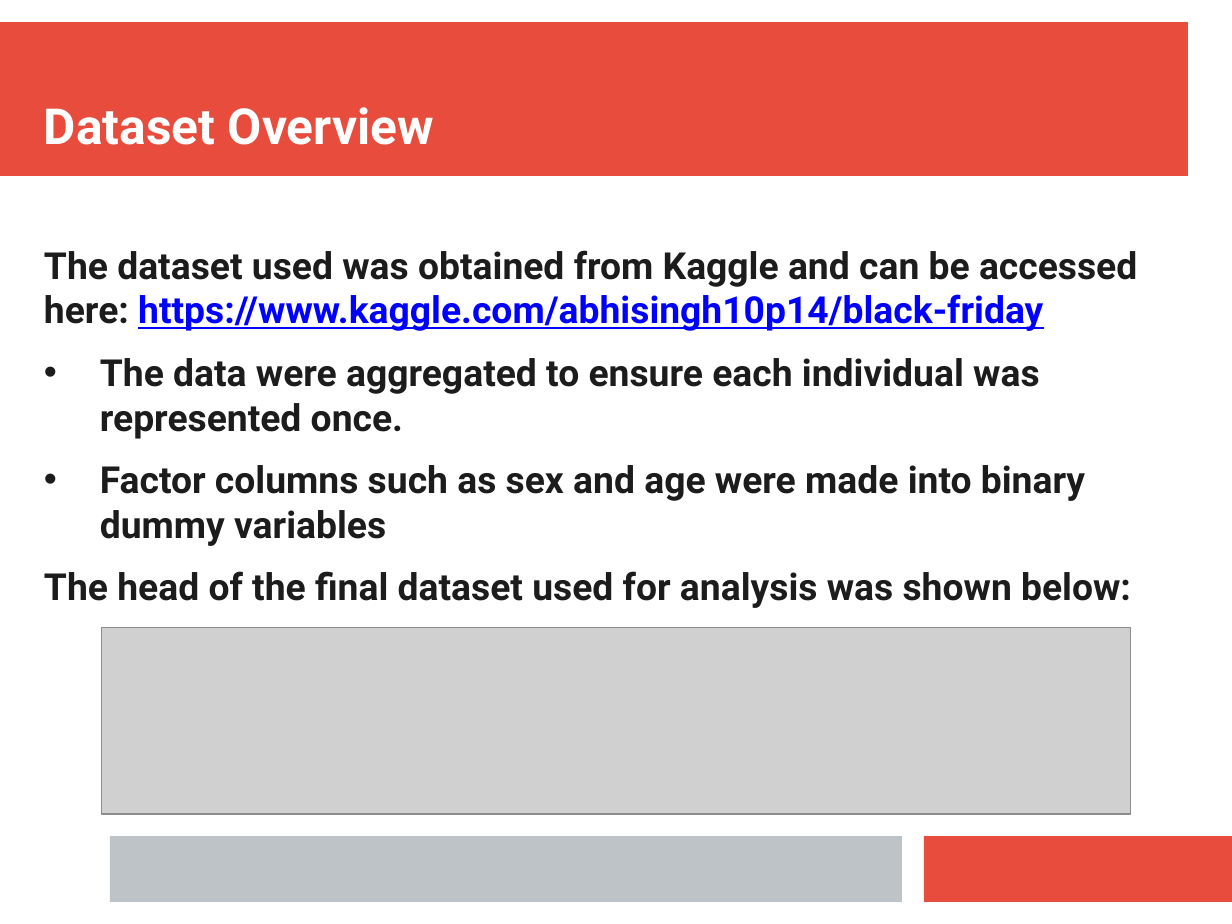
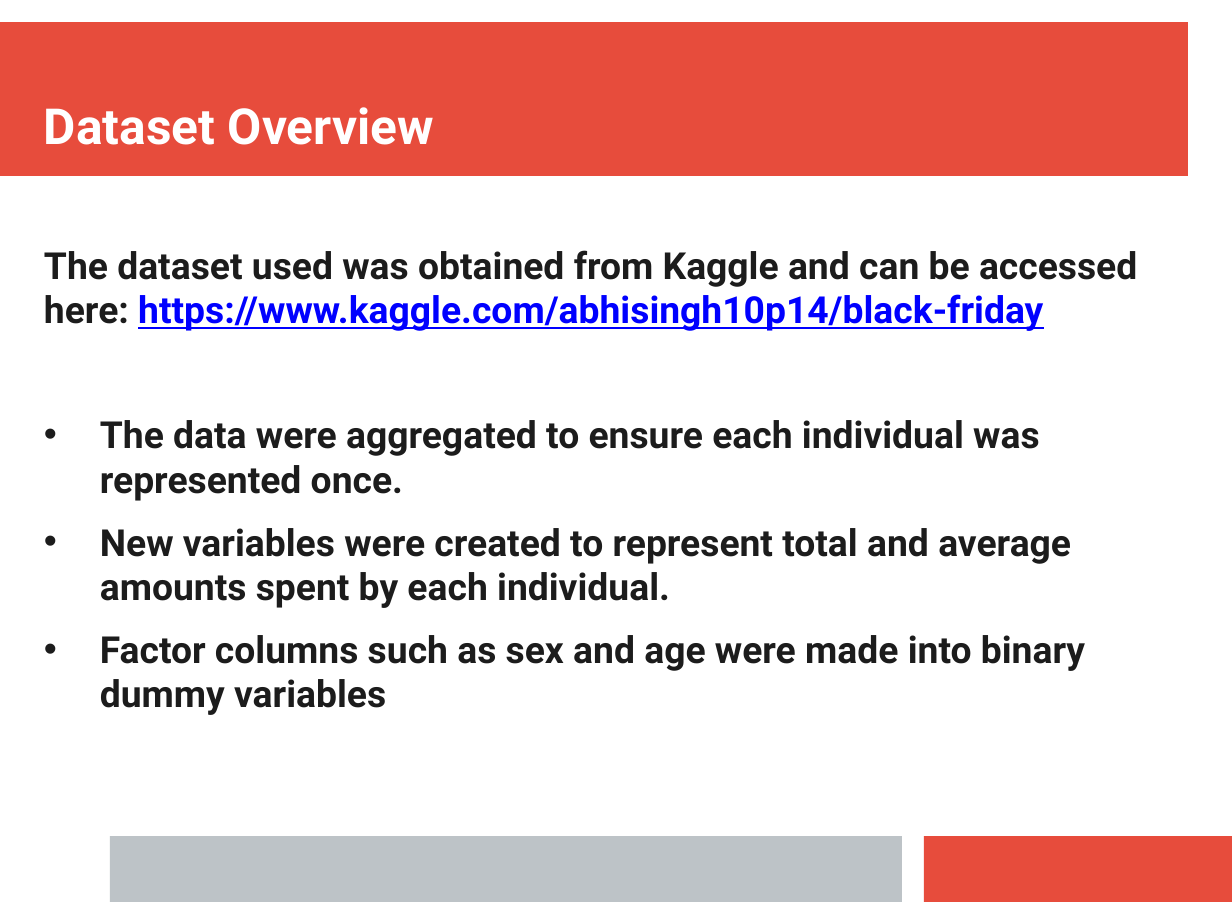
Before and after one commit to tim-kirkbride/BayesianAssignment, a slide deck: slide 4 of Presentation.pptx. Drawn at 1232x924 pixels with LibreOffice and Linux fonts; fonts in the diff are those of the drawing; grey boxes stand for pictures. Boxes give left, top, right and bottom in pixels: in the first picture for what was removed or moved away, otherwise in the second. Text is boxed around its words. In the diff, an @@ line names an element or a change of style, - is before the commit and + after.

```diff
--- a/Presentation.pptx
+++ b/Presentation.pptx
@@ text at bbox=[100, 528, 1071, 608]: paragraph added @@
+• New variables were created to represent total and average amounts spent by each individual.
@@ text at bbox=[44, 571, 1131, 608]: paragraph removed @@
-The head of the final dataset used for analysis was shown below:
@@ picture removed at bbox=[102, 627, 1131, 814] @@
```
Also in this commit, not shown: 1 slide added.
